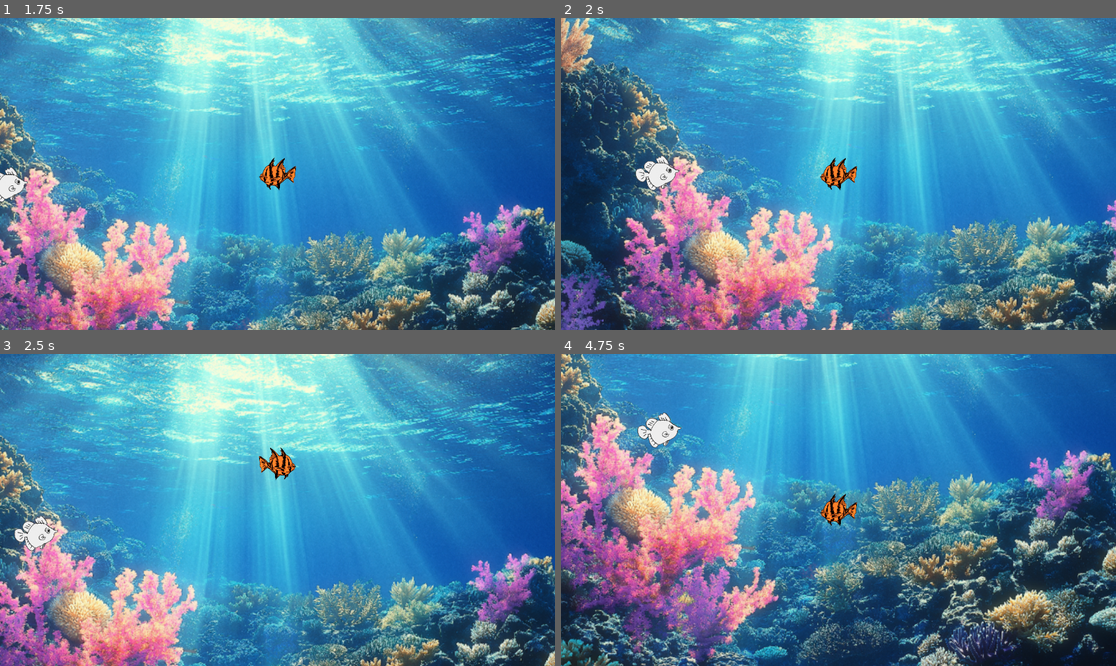
Above: before the commit, frames 1-4 (two rows, left to right).
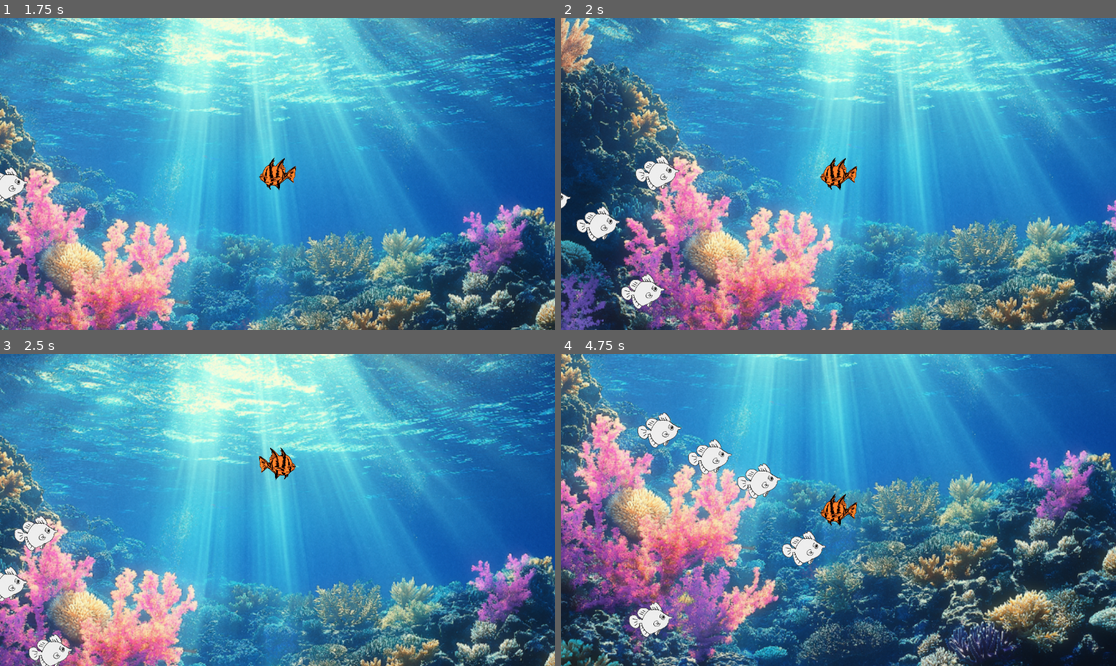
Above: after the commit, the same moments.

Repository: cpbarrett9/fish-game
Game: Godot game, scene res://Scenes/Levels/main.tscn
Same seed, same stepped clock (60 frames per second), same inputs: the game is played once before the commit and once after it.
Inputs (mouse positions are in pixels of both pictures, inside the frame that each line leads up to):
- Up to frame 1 (1.75 s): move the mouse to (399, 158) at 0.52 s; move the mouse to (166, 189) at 1.27 s
- Up to frame 2 (2 s): no input
- Up to frame 3 (2.5 s): move the mouse to (333, 441) at 2.02 s
- Up to frame 4 (4.75 s): move the mouse to (810, 572) at 2.77 s; move the mouse to (1005, 556) at 3.52 s; move the mouse to (672, 463) at 4.27 s

Frame 1 is identical in both runs. In frame 2, 1.1% of the frame differs, in the area x 0-19%, y 55-94%; in frame 3, 0.8%; in frame 4, 2.0%, in the area x 12-48%, y 27-91%.

Commit message:
Update main.tscn

Diff:
--- a/Scenes/Levels/main.tscn
+++ b/Scenes/Levels/main.tscn
@@ -6,7 +6,8 @@
 [ext_resource type="Script" uid="uid://bnk3bomgijl2y" path="res://Scripts/npc_fish.gd" id="2_yjsus"]
 [ext_resource type="Shader" uid="uid://0p8kqhjo1si0" path="res://Scenes/Levels/main.gdshader" id="4_tpkgp"]
 [ext_resource type="Texture2D" uid="uid://c5srg1m6v0wvf" path="res://Sprites/sprite_stripedFish.png" id="4_w0lsm"]
-[ext_resource type="PackedScene" uid="uid://4rhbs285kinv" path="res://Scenes/Objects/npc_fish.tscn" id="5_w0lsm"]
+[ext_resource type="PackedScene" uid="uid://b5db7dwugwytt" path="res://Scenes/Objects/npc_fish.tscn" id="5_w0lsm"]
+[ext_resource type="Script" uid="uid://bxgsnit0wmyd4" path="res://Scripts/spawner.gd" id="7_irfg1"]
 
 [sub_resource type="ShaderMaterial" id="ShaderMaterial_irfg1"]
 shader = ExtResource("4_tpkgp")
@@ -49,6 +50,7 @@
 script = ExtResource("2_yjsus")
 
 [node name="Spawner" type="Node2D" parent="."]
+script = ExtResource("7_irfg1")
 
 [node name="NPC_Fish2" parent="." instance=ExtResource("5_w0lsm")]
 position = Vector2(143, 373)
Not shown: 1 places in Scenes/Levels/main.tscn that only renumber resources
